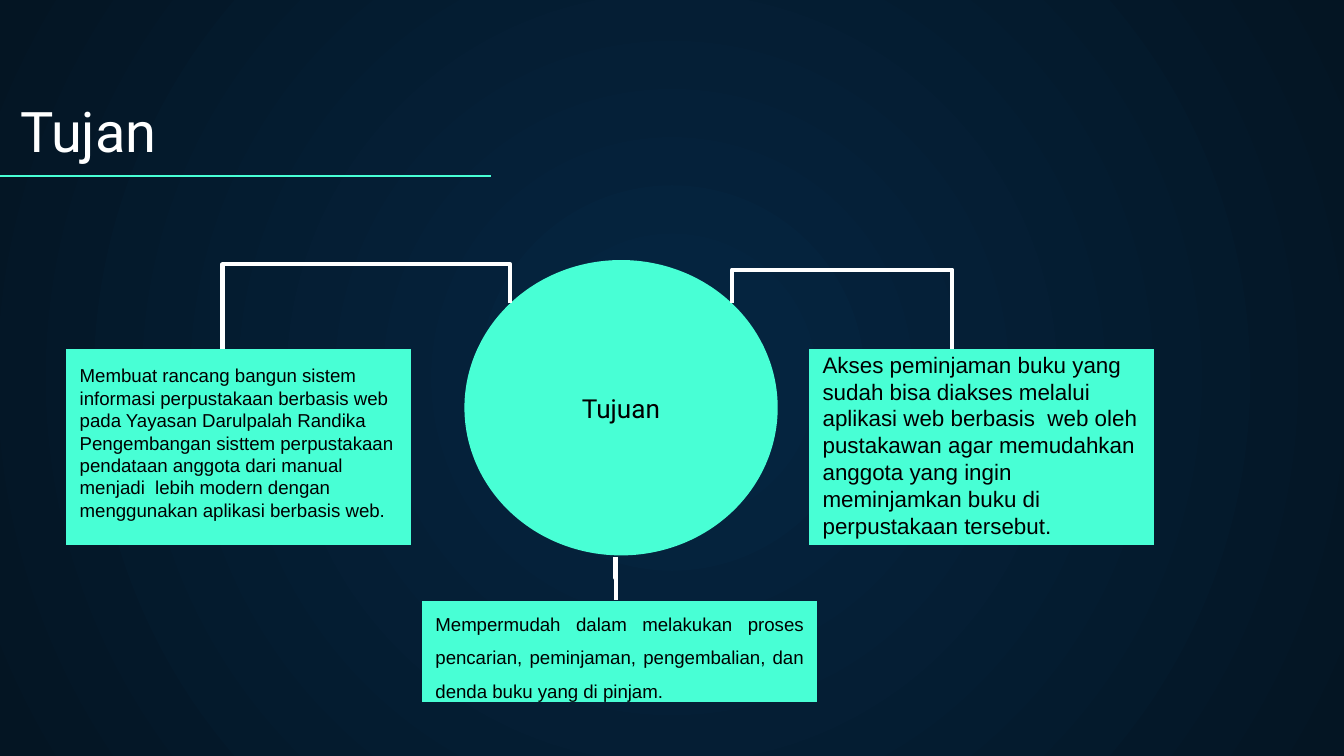
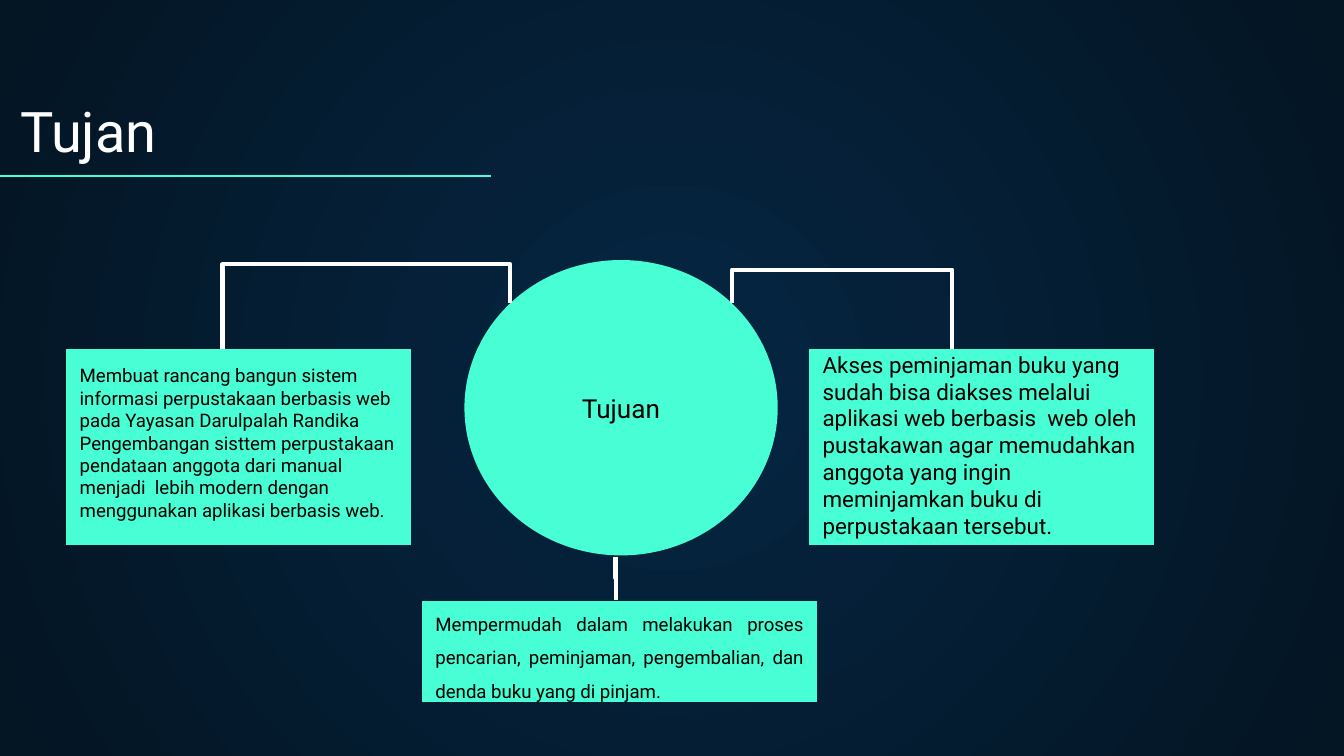
Before and after one commit to sahrul1610/proyek_2, a slide deck: slide 5 of document/UAS PPT.pptx. Drawn at 1344x756 pixels with LibreOffice and Linux fonts; fonts in the diff are those of the drawing. Boxes give left, top, right and bottom in pixels: in the first picture for what was removed or moved away, otherwise in the second. Text is boxed around its words. In the diff, an @@ line names an element or a change of style, - is before the commit and + after.

```diff
--- a/document/UAS PPT.pptx
+++ b/document/UAS PPT.pptx
@@ font Arial to Roboto in 3 elements at [66,348,410,544], [809,348,1153,544], [422,601,817,702] @@
```
Also in this commit, not shown: 2 other slides changed, 15 slides added, 2 slides removed, 20 other files.
